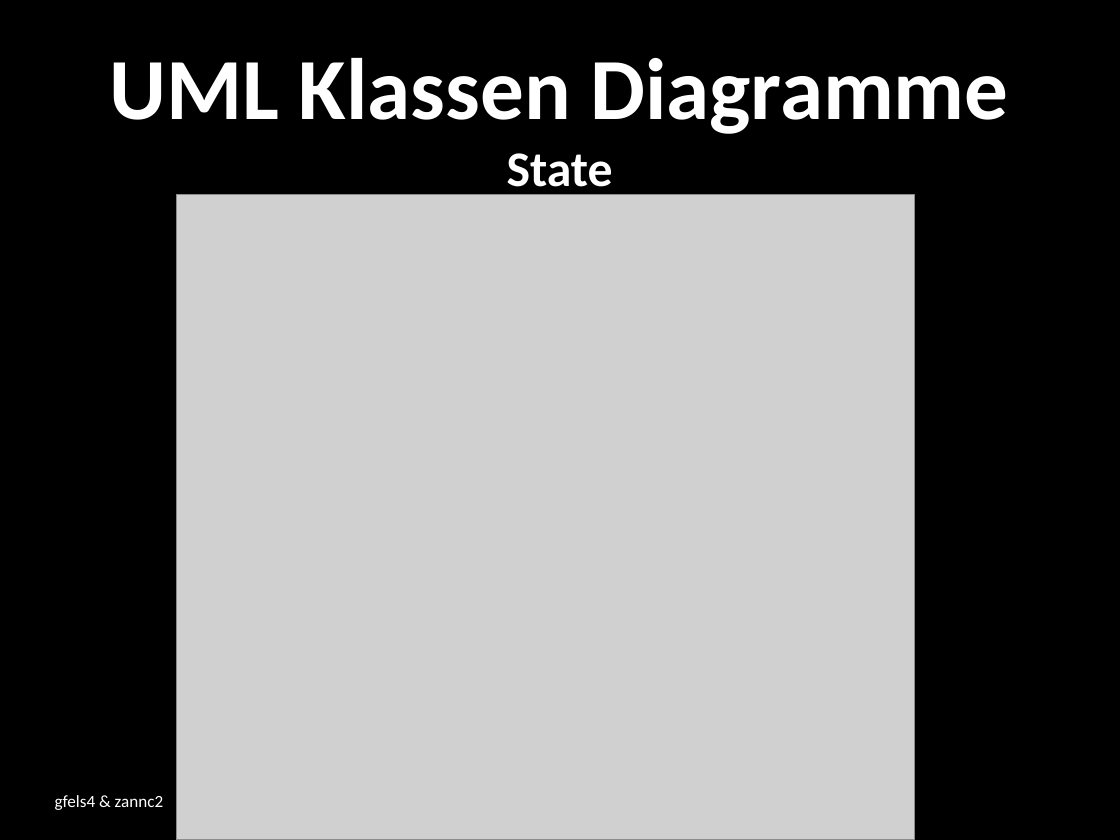
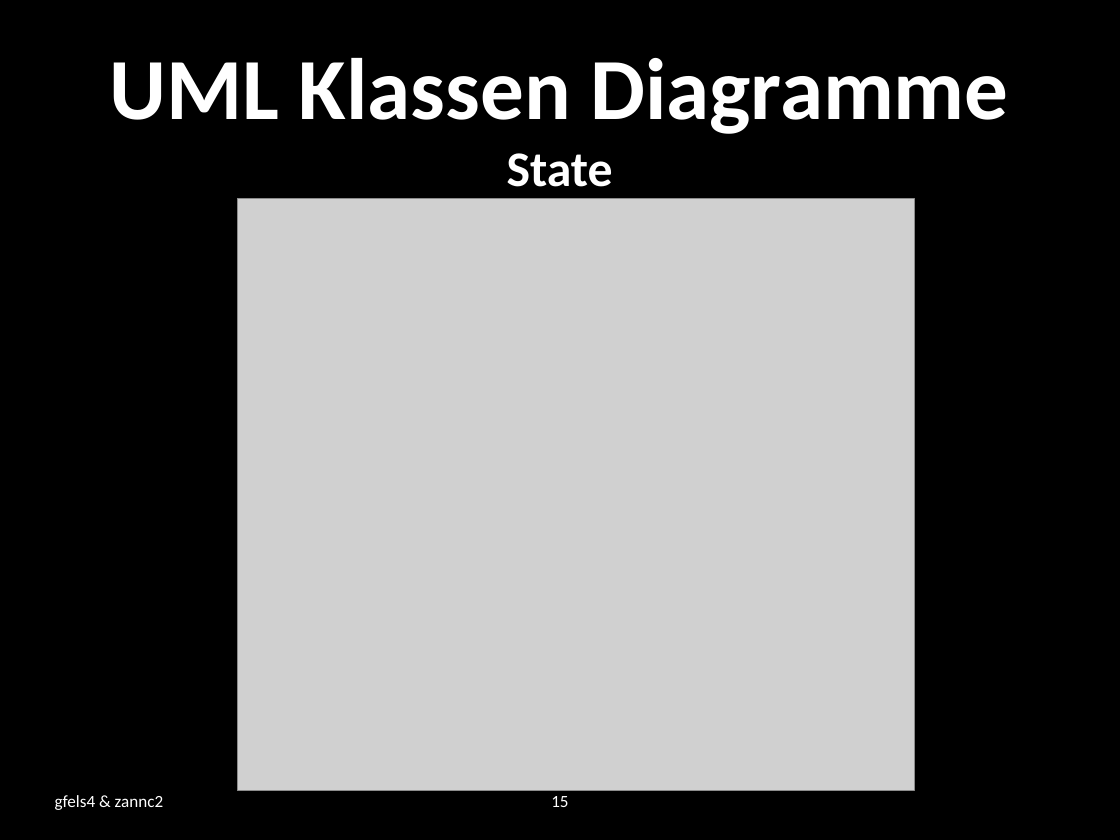
Before and after one commit to zannc2/SearchRobot, a slide deck: slide 15 of SearchRobot/doc/presentation.pptx (slide 16 before the commit). Drawn at 1120x840 pixels with LibreOffice and Linux fonts; fonts in the diff are those of the drawing; grey boxes stand for pictures; background and template pictures are left out. Boxes give left, top, right and bottom in pixels: in the first picture for what was removed or moved away, otherwise in the second. Text is boxed around its words. In the diff, an @@ line names an element or a change of style, - is before the commit and + after.

```diff
--- a/SearchRobot/doc/presentation.pptx
+++ b/SearchRobot/doc/presentation.pptx
@@ picture: place and size @@
-picture at box(176, 194, 914, 840)
+picture at box(237, 198, 914, 791)
@@ page number added at box(551, 796, 568, 807), 11 pt, text #FFFFFF @@
+15
```
Also in this commit, not shown: 2 other slides changed, 4 slides added, 1 slide removed.
